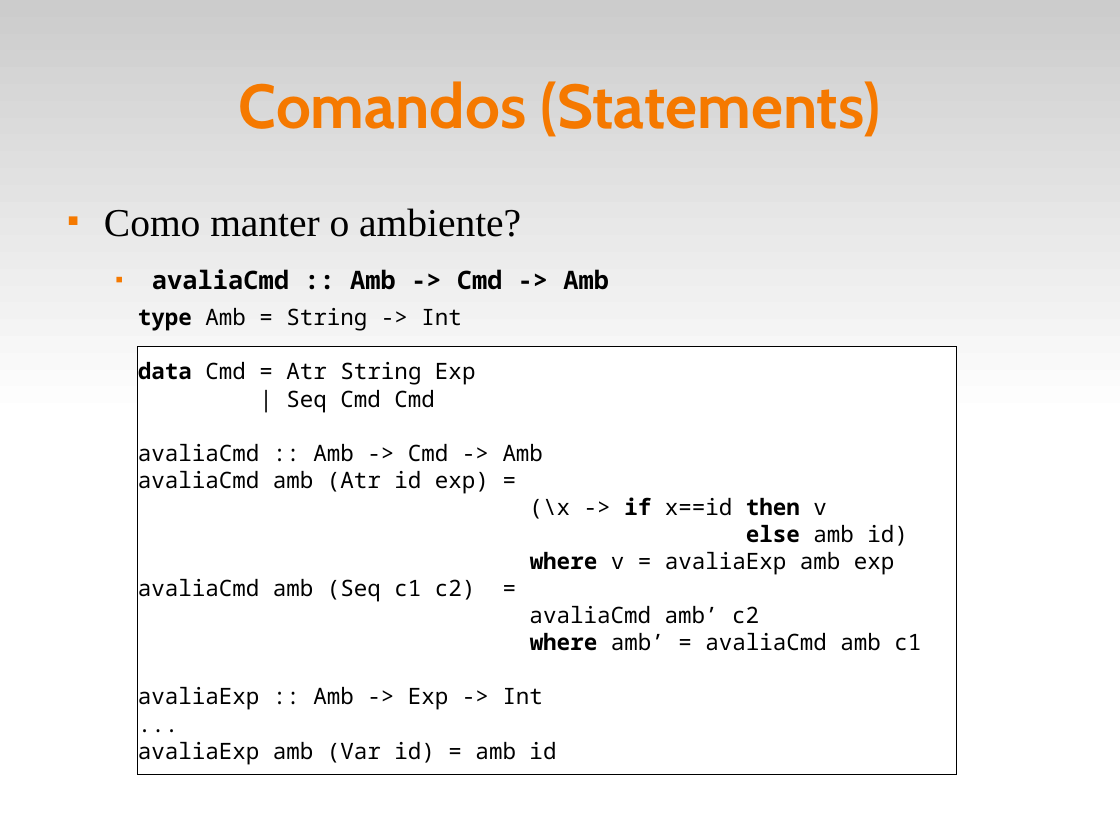
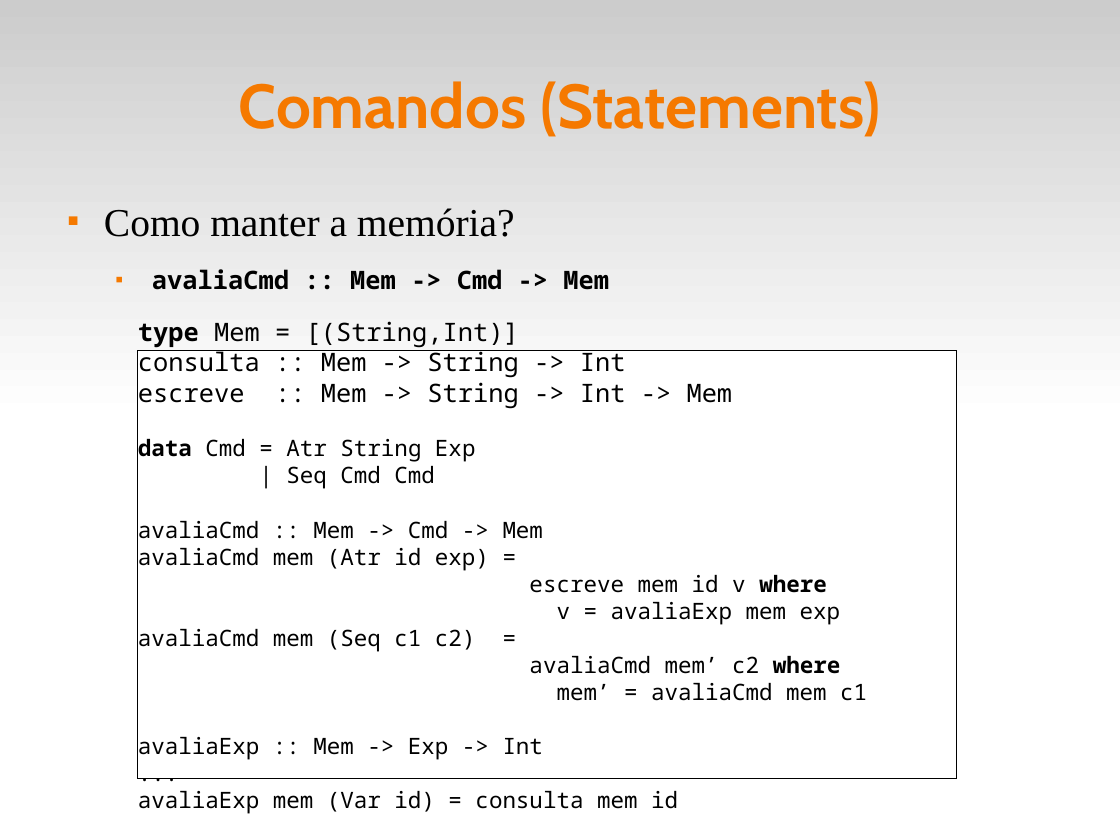
Before and after one commit to fsantanna-uerj/EDL, a slide deck: slide 11 of slides/edl-12-lang.odp. Drawn at 1120x840 pixels with LibreOffice and Linux fonts; fonts in the diff are those of the drawing. Boxes give left, top, right and bottom in pixels: in the first picture for what was removed or moved away, otherwise in the second. Text is boxed around its words. In the diff, an @@ line names an element or a change of style, - is before the commit and + after.

```diff
--- a/slides/edl-12-lang.odp
+++ b/slides/edl-12-lang.odp
@@ text at <box>104,208,609,290</box>: text changed @@
-■ Como manter o ambiente?
-  ■ avaliaCmd :: Amb -> Cmd -> Amb
+■ Como manter a memória?
+  ■ avaliaCmd :: Mem -> Cmd -> Mem
@@ text in rectangle at <box>138,321,733,409</box>: text changed; size 16 to 18 pt @@
-type Amb = String -> Int
+type Mem = [(String,Int)]
+consulta :: Mem -> String -> Int
+escreve :: Mem -> String -> Int -> Mem
@@ rectangle "type Mem = [(String,Int)]": place and size @@
-rectangle "type Mem = [(String,Int)]" at <box>138,347,956,774</box>
+rectangle "type Mem = [(String,Int)]" at <box>138,351,956,779</box>
@@ text in rectangle at <box>138,521,867,760</box>: text changed @@
-avaliaCmd :: Amb -> Cmd -> Amb
-avaliaCmd amb (Atr id exp) =
-(\x -> if x==id then v
-else amb id)
-where v = avaliaExp amb exp
-avaliaCmd amb (Seq c1 c2) =
-avaliaCmd amb’ c2
-where amb’ = avaliaCmd amb c1
-avaliaExp :: Amb -> Exp -> Int
+avaliaCmd :: Mem -> Cmd -> Mem
+avaliaCmd mem (Atr id exp) =
+escreve mem id v where
+v = avaliaExp mem exp
+avaliaCmd mem (Seq c1 c2) =
+avaliaCmd mem’ c2 where
+mem’ = avaliaCmd mem c1
+avaliaExp :: Mem -> Exp -> Int
@@ text in rectangle at <box>138,791,678,814</box>: text changed @@
-avaliaExp amb (Var id) = amb id
+avaliaExp mem (Var id) = consulta mem id
```
Also in this commit, not shown: 3 other slides changed, 2 slides added, 2 slides removed, 7 other files.
